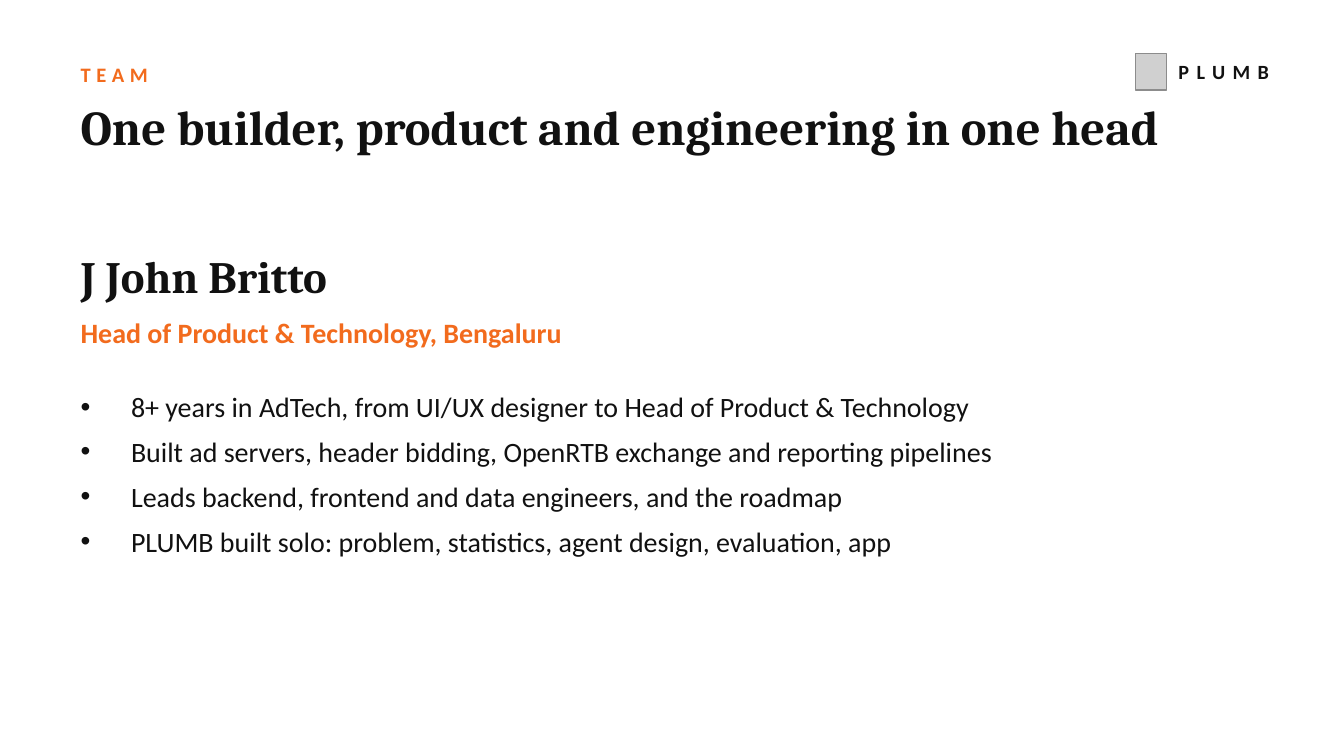
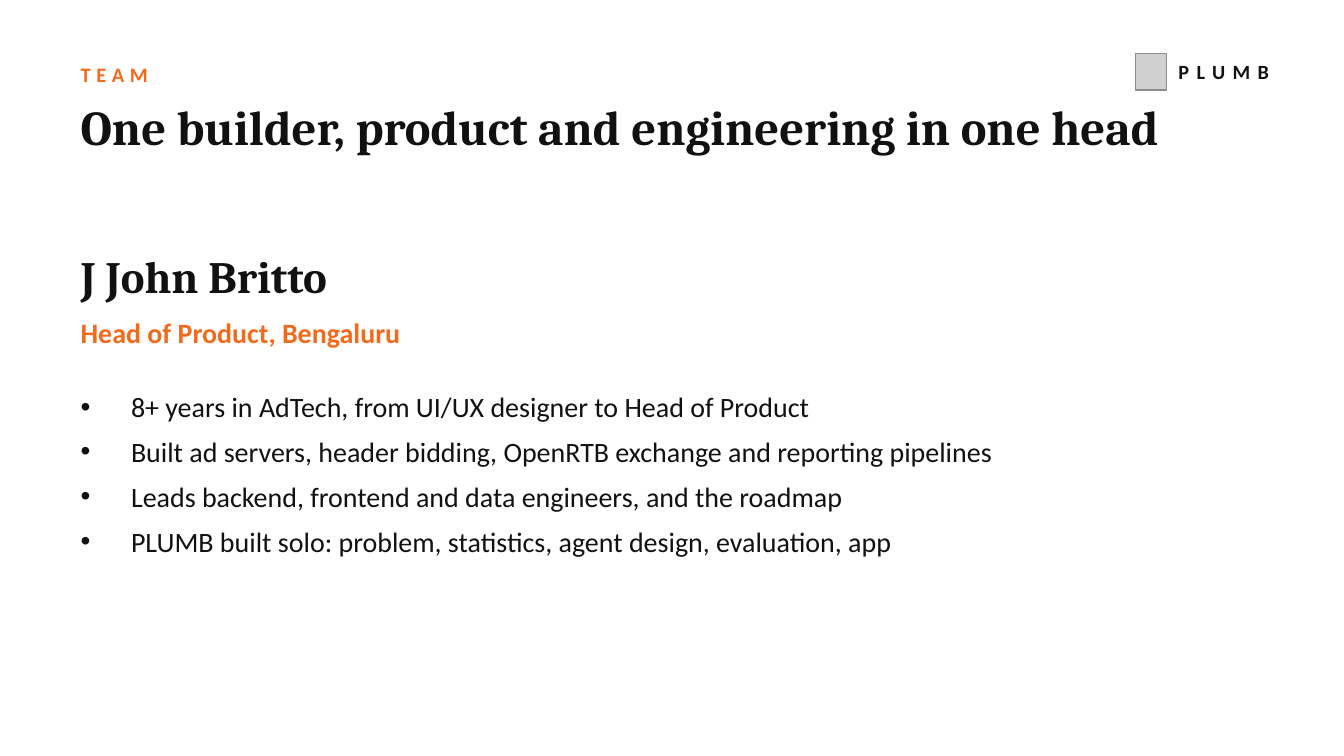
Before and after one commit to Johnbritt/Plumb-Floor-Pricing, a slide deck: slide 8 of docs/pitch/PLUMB_Pitch_Deck.pptx. Drawn at 1344x756 pixels with LibreOffice and Linux fonts; fonts in the diff are those of the drawing; grey boxes stand for pictures. Boxes give left, top, right and bottom in pixels: in the first picture for what was removed or moved away, otherwise in the second. Text is boxed around its words. In the diff, an @@ line names an element or a change of style, - is before the commit and + after.

```diff
--- a/docs/pitch/PLUMB_Pitch_Deck.pptx
+++ b/docs/pitch/PLUMB_Pitch_Deck.pptx
@@ text at <box>81,323,400,348</box>: text changed @@
-Head of Product & Technology, Bengaluru
+Head of Product, Bengaluru
@@ text at <box>131,397,809,422</box>: text changed @@
-• 8+ years in AdTech, from UI/UX designer to Head of Product & Technology
+• 8+ years in AdTech, from UI/UX designer to Head of Product
```
Also in this commit, not shown: 1 other slide changed, 6 other files.
